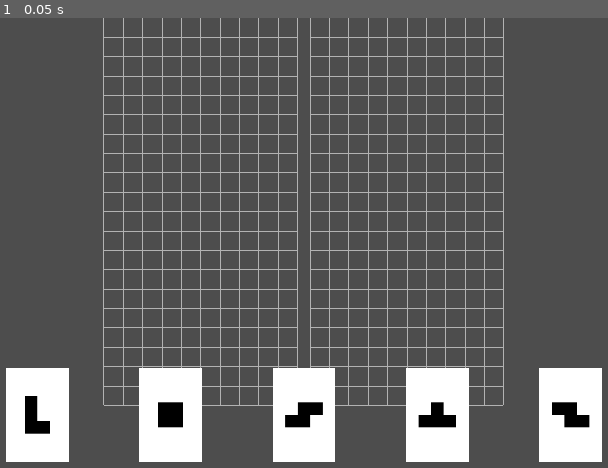
Above: before the commit, frame 1.
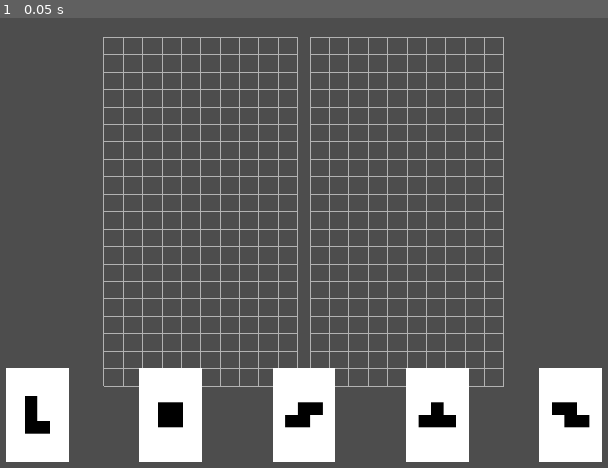
Above: after the commit, the same moment.

Repository: dBinet/SquirrelAttack
Game: Godot game, scene res://scenes/Main.tscn
Same seed, same stepped clock (60 frames per second), same inputs: the game is played once before the commit and once after it.
Inputs:
- Up to frame 1 (0.05 s): no input

The runs differ from the first frame. In frame 1, 4.8% of the frame differs, in the area x 16-83%, y 0-87%.

Commit message:
Reduce grid height

Diff:
--- a/scripts/Main.gd
+++ b/scripts/Main.gd
@@ -9,10 +9,13 @@
 const BOTTOM_MARGIN := 10.0
 const GRID_MARGIN := 20.0
 const GRID_VERTICAL_OFFSET := 50.0
+const GRID_VERTICAL_SCALE := 0.9
 
 func _ready():
     _previous_viewport_size = get_viewport_rect().size
     _grids = [get_node("LeftGrid"), get_node("RightGrid")]
+    for g in _grids:
+        g.scale = Vector2(1.0, GRID_VERTICAL_SCALE)
 
     var available := SHAPES.duplicate()
     available.shuffle()
@@ -53,7 +56,7 @@
         return
     var viewport_size := _previous_viewport_size
     var grid_width := Grid.COLS * Grid.CELL_SIZE
-    var grid_height := Grid.ROWS * Grid.CELL_SIZE
+    var grid_height := Grid.ROWS * Grid.CELL_SIZE * GRID_VERTICAL_SCALE
     var pair_width := grid_width * 2 + GRID_MARGIN
     var start_x := (viewport_size.x - pair_width) / 2.0
     var top_y := (viewport_size.y - grid_height) / 2.0 - GRID_VERTICAL_OFFSET
